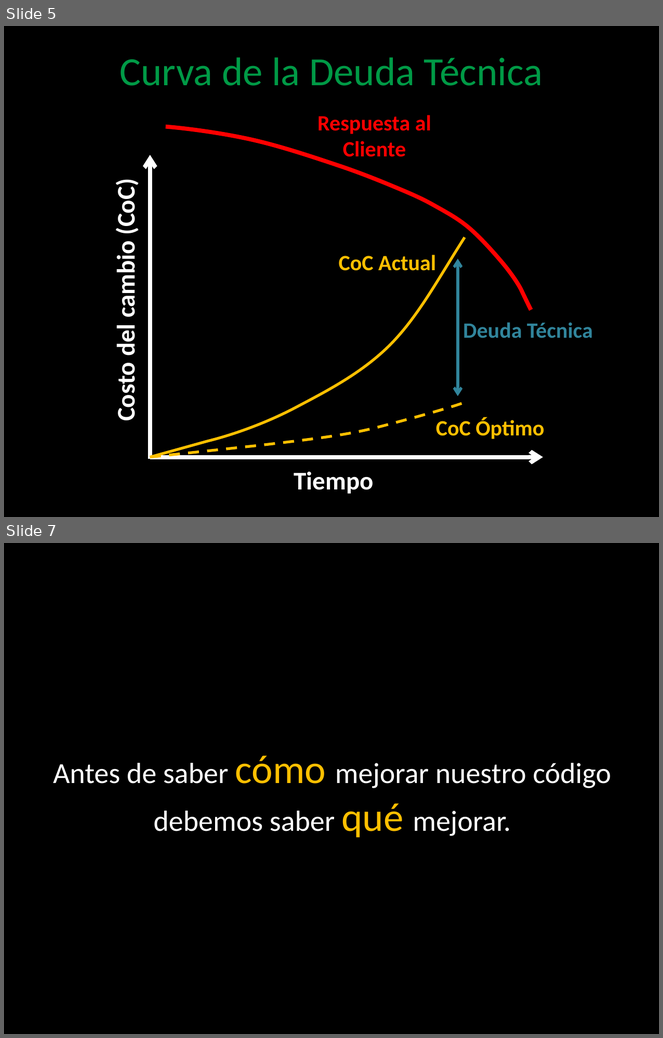
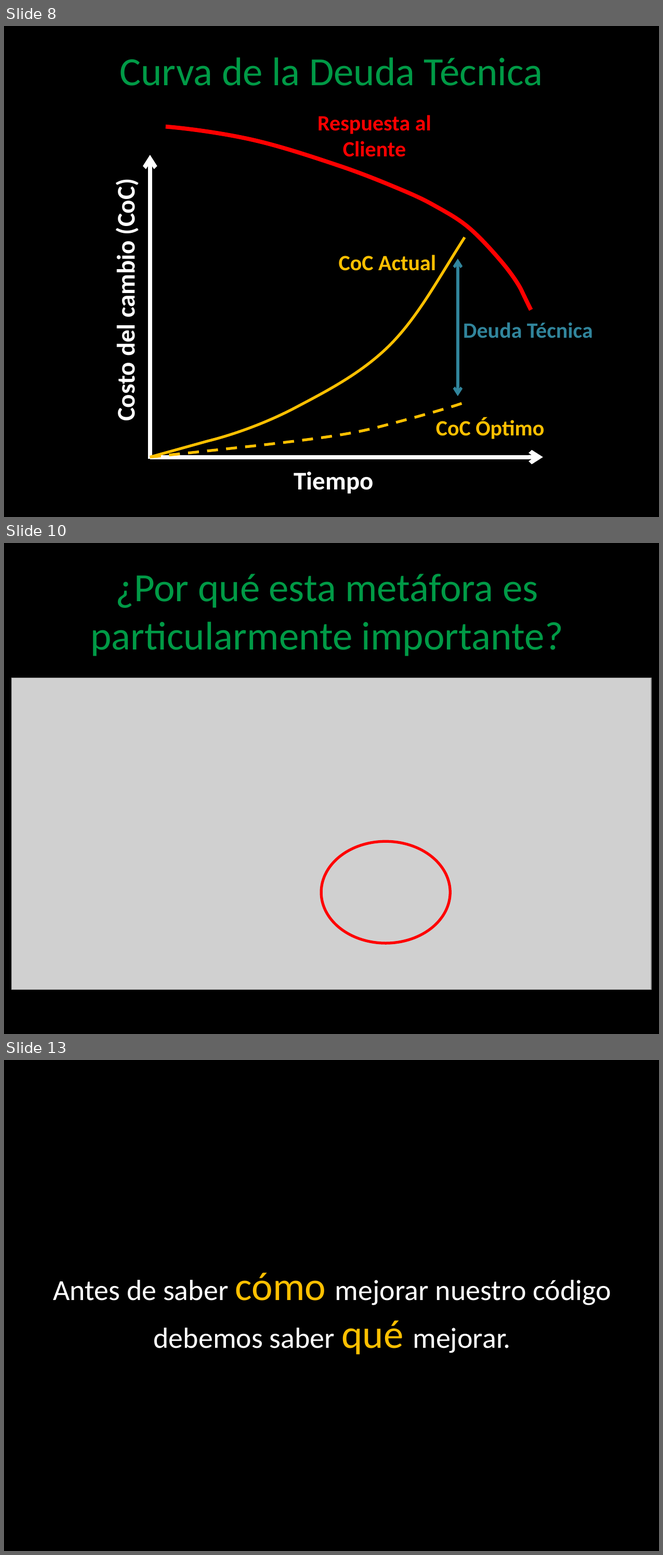
Before and after one commit to angelnunezsalazar/Code-Smells-and-Refactoring, a slide deck: Diapositivas/Code Smells and Refactoring.pptx. Shown one above the other, each under a label of ours: slides 5 and 7 before the commit, slides 8, 10 and 13 after it; the slides between them are not shown. The pictures are 663x1038 and 663x1555 pixels, drawn with LibreOffice and Linux fonts; fonts in the diff are those of the drawing; grey boxes stand for pictures; background and template pictures are left out. Boxes give left, top, right and bottom in pixels: in the first picture for what was removed or moved away, otherwise in the second. Text is boxed around its words. In the diff, an @@ line names an element or a change of style, - is before the commit and + after.

```diff
--- a/Diapositivas/Code Smells and Refactoring.pptx
+++ b/Diapositivas/Code Smells and Refactoring.pptx
@@ slide 10 added at (4, 543, 659, 1034), background picture (left out) @@
@@ title added at (90, 574, 564, 656), 44 pt, text #009A46 @@
+¿Por qué esta metáfora es particularmente importante?
@@ picture added at (12, 678, 651, 990) @@
@@ ellipse added at (321, 842, 450, 943), outline #FF0000 3 pt @@
@@ what was slide 5 is now slide 8 @@
@@ what was slide 7 is now slide 13 @@
```
Also in this commit, not shown: 11 slides changed, 20 other slides added, 3 slides removed, 15 other files.
